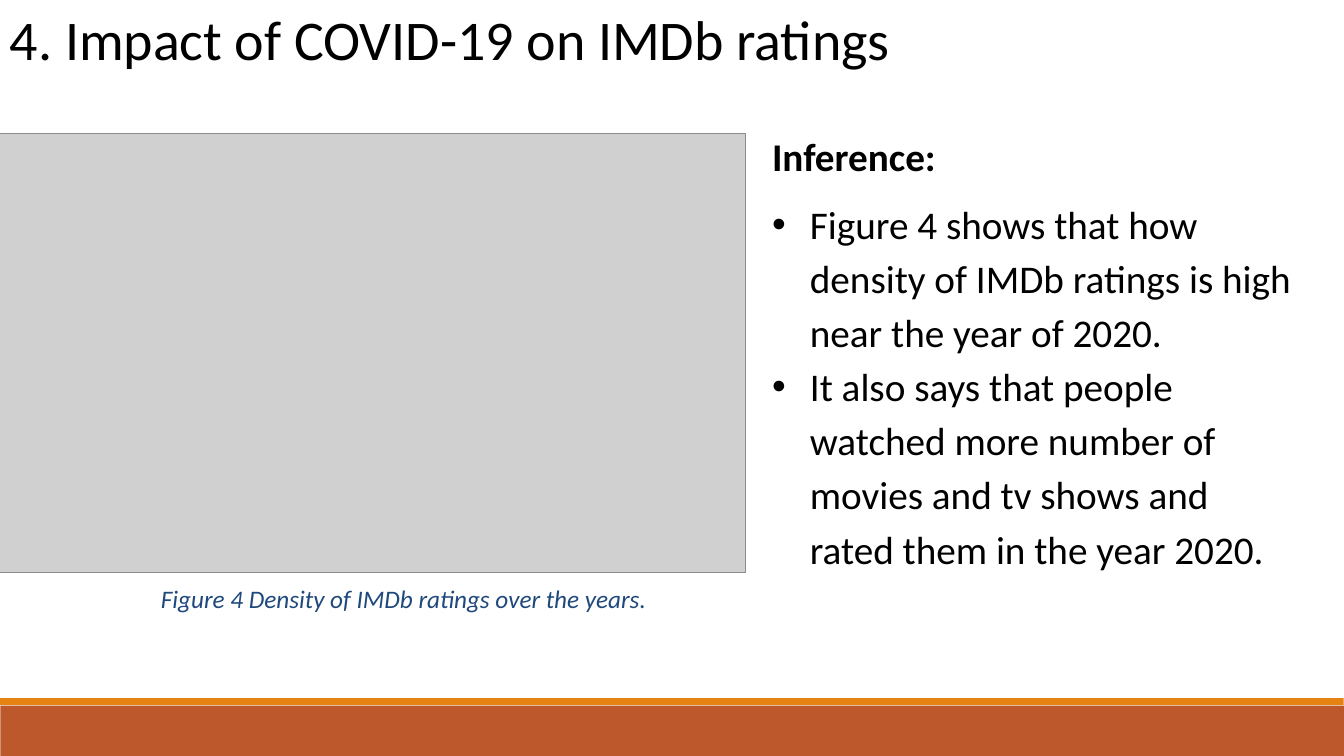
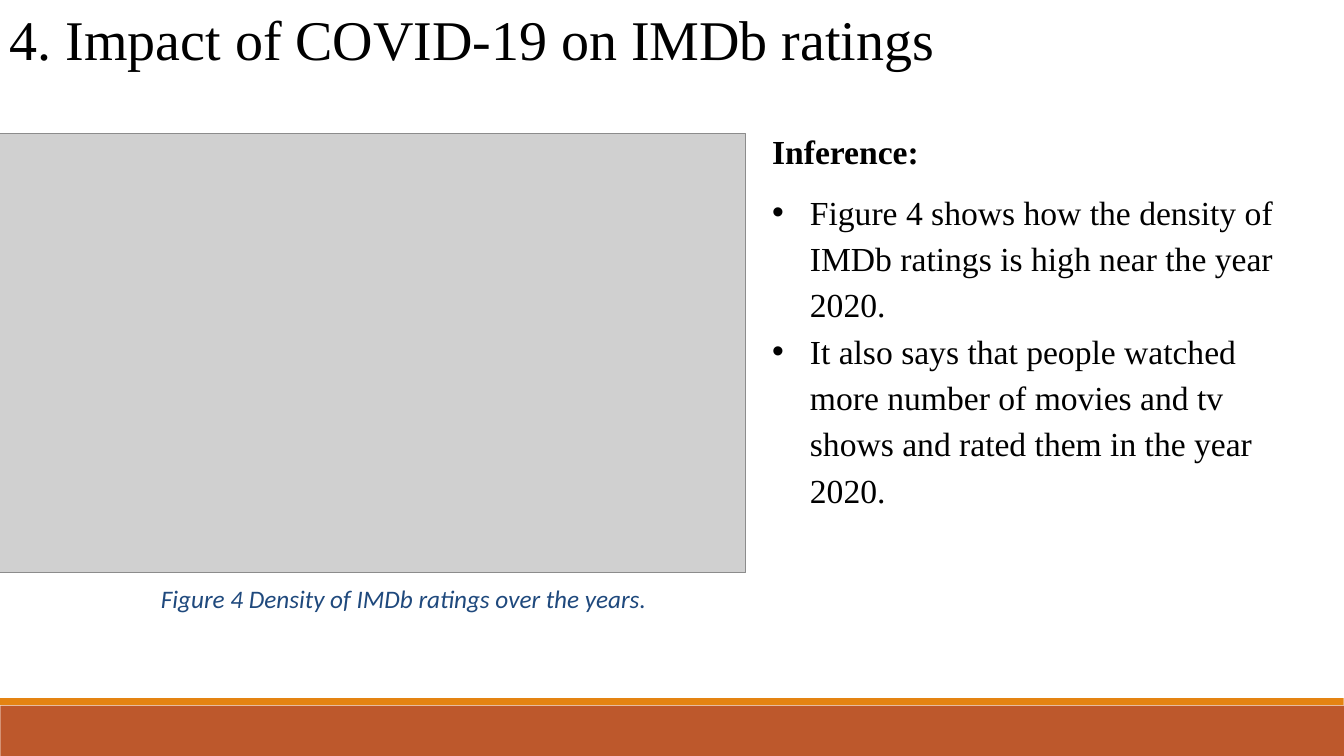
Before and after one commit to Yajas2913/Data-analysis-on-OTT-Platform, a slide deck: slide 14 of EDA_ppt.pptx (slide 11 before the commit). Drawn at 1344x756 pixels with LibreOffice and Linux fonts; fonts in the diff are those of the drawing; grey boxes stand for pictures. Boxes give left, top, right and bottom in pixels: in the first picture for what was removed or moved away, otherwise in the second. Text is boxed around its words. In the diff, an @@ line names an element or a change of style, - is before the commit and + after.

```diff
--- a/EDA_ppt.pptx
+++ b/EDA_ppt.pptx
@@ text "4. Impact of COVID-19 on ..." at box(10, 20, 934, 71): font Calibri to Times New Roman @@
@@ text at box(772, 140, 1252, 504): size 28 to 24 pt, font Calibri to Times New Roman in "Inference:", "It also says that people watched more ..." @@
@@ text at box(810, 201, 1273, 318): text changed; size 28 to 24 pt; font Calibri to Times New Roman @@
-• Figure 4 shows that how density of IMDb ratings is high near the year of 2020.
+• Figure 4 shows how the density of IMDb ratings is high near the year 2020.
```
Also in this commit, not shown: 13 other slides changed, 3 slides added, 10 other files.
